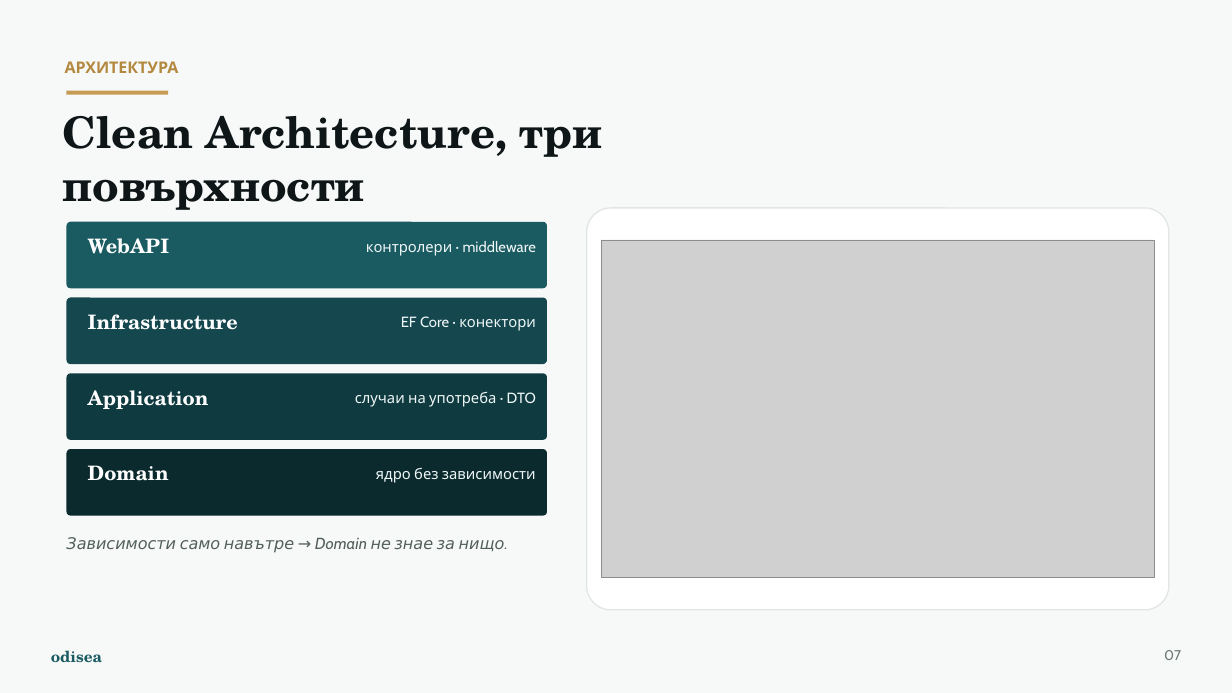
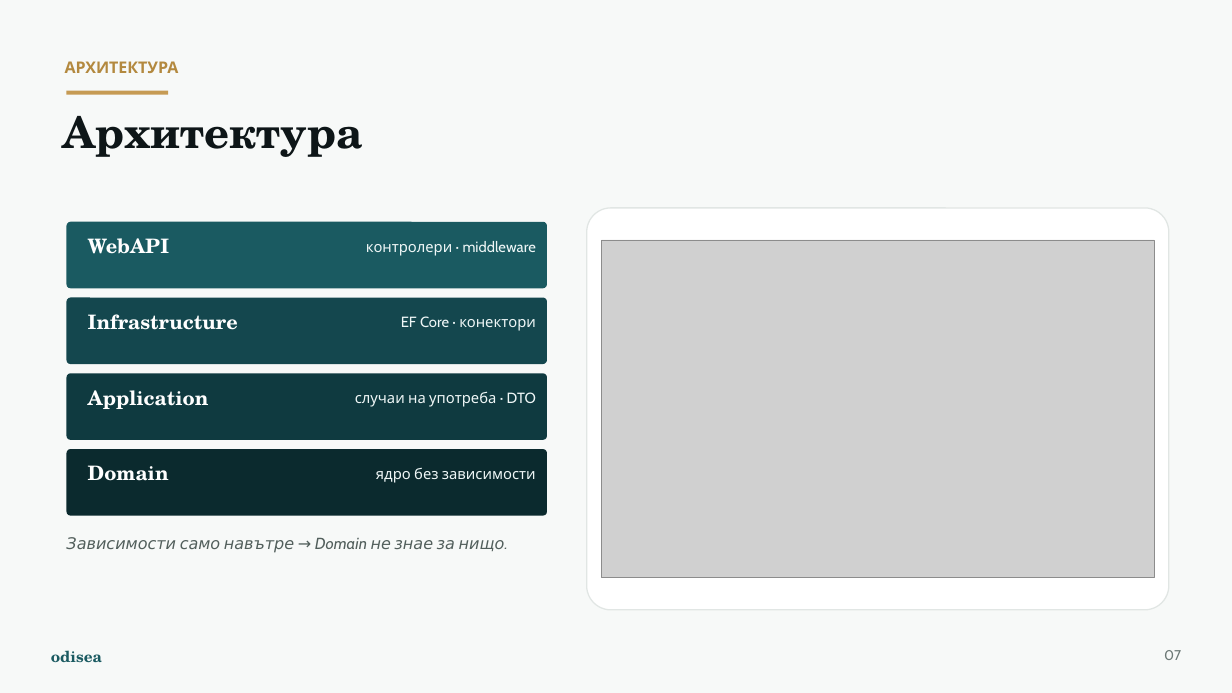
Before and after one commit to odisea-network/odisea, a slide deck: slide 6 of docs/presentation/Odisea_Prezentatsiya.pptx (slide 8 before the commit). Drawn at 1232x693 pixels with LibreOffice and Linux fonts; fonts in the diff are those of the drawing; grey boxes stand for pictures. Boxes give left, top, right and bottom in pixels: in the first picture for what was removed or moved away, otherwise in the second. Text is boxed around its words. In the diff, an @@ line names an element or a change of style, - is before the commit and + after.

```diff
--- a/docs/presentation/Odisea_Prezentatsiya.pptx
+++ b/docs/presentation/Odisea_Prezentatsiya.pptx
@@ text at box(63, 116, 364, 157): text changed @@
-Clean Architecture, три повърхности
+Архитектура
```
Also in this commit, not shown: 6 other slides changed, 1 slide removed.
